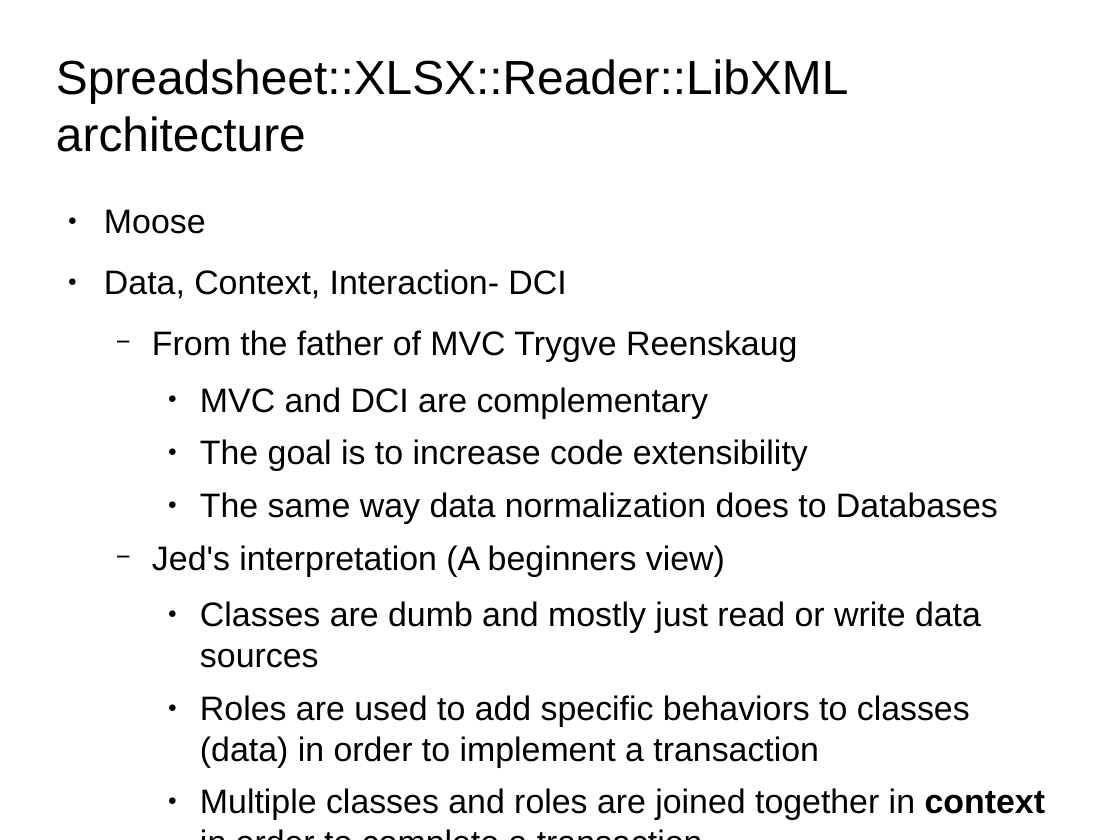
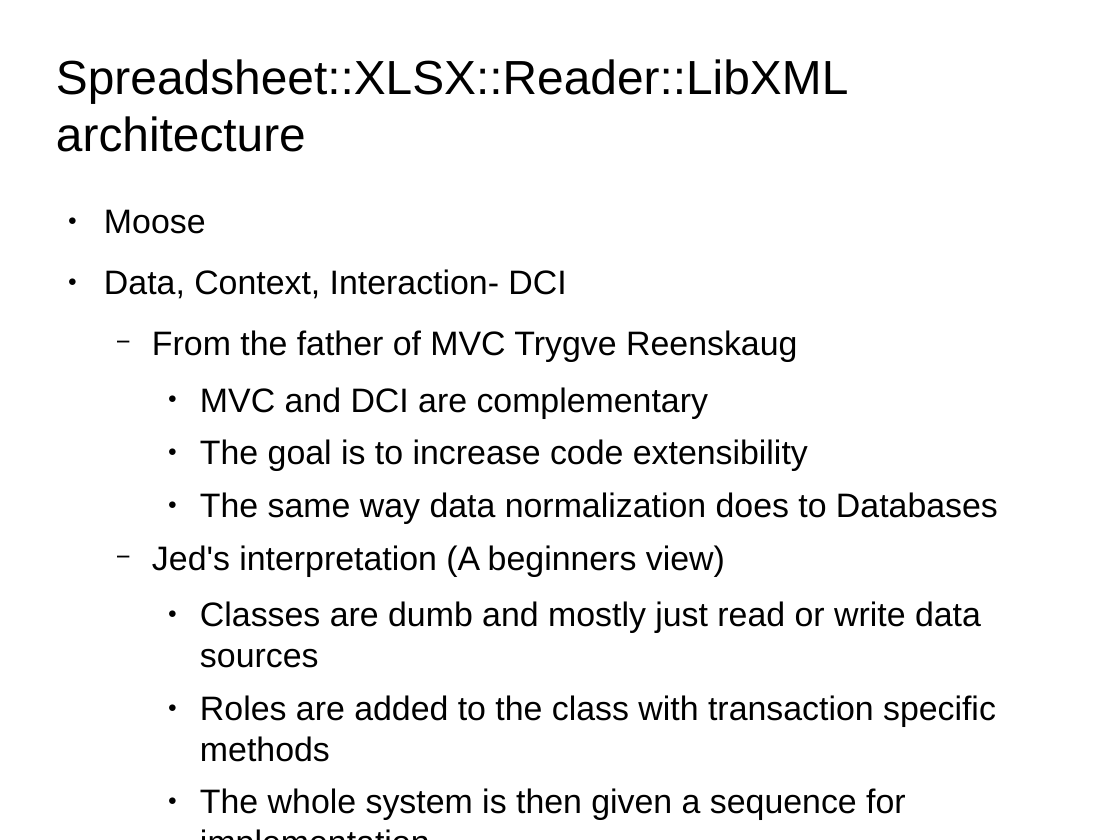
Before and after one commit to jandrew/Spreadsheet-XLSX-Reader-LibXML, a slide deck: slide 16 of Presentation/SVPerlTalk.odp (slide 18 before the commit). Drawn at 1120x840 pixels with LibreOffice and Linux fonts; fonts in the diff are those of the drawing; background and template pictures are left out. Boxes give left, top, right and bottom in pixels: in the first picture for what was removed or moved away, otherwise in the second. Text is boxed around its words. In the diff, an @@ line names an element or a change of style, - is before the commit and + after.

```diff
--- a/Presentation/SVPerlTalk.odp
+++ b/Presentation/SVPerlTalk.odp
@@ text at [200, 695, 996, 820]: text changed @@
-    ● Roles are used to add specific behaviors to classes (data) in order to implement a transaction
-    ● Multiple classes and roles are joined together in context in order to complete a transaction
+    ● Roles are added to the class with transaction specific methods
+    ● The whole system is then given a sequence for implementation
```
Also in this commit, not shown: 9 other slides changed, 4 slides added, 5 slides removed, 47 other files.
